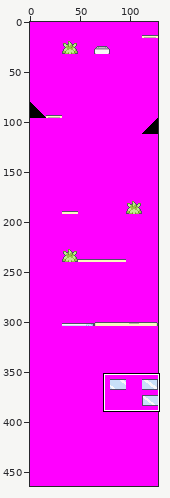
File history of a sprite sheet, raw_tilesets/secondary/decompiled_pokemon_center/top.png. The first picture is a wide view before the edit; the outline marks the close-up.
Close-up. The starting point:
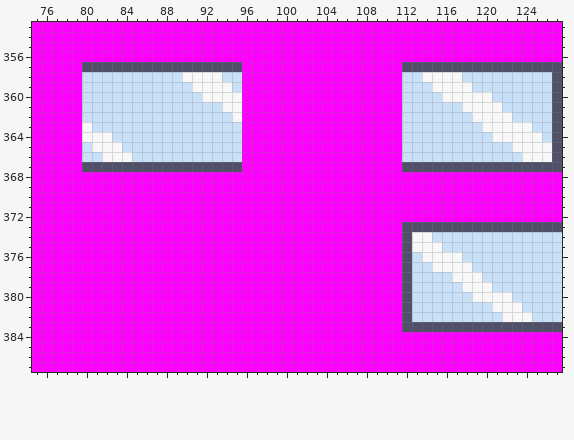
The file is 128x464 pixels. Shown: x 75..127, y 353..387.
Now the later version:
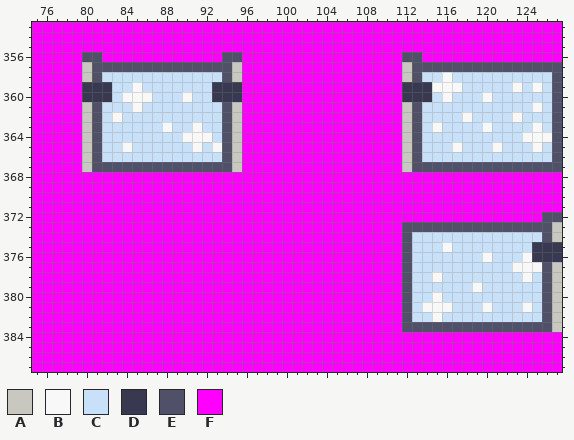
Palette (. is transparent): A #c8c8c0  B #f8f8f8  C #c8e0f8  D #383850  E #505068  F #ff00ff
From old to new:
Changed rows in their new state; - is an unchanged pixel.
first column x 80:
356 EE------------EE----------------EE-------------
357 A--------------A----------------A--------------
358 AE--------CCCCEA----------------AECC-C---------
359 DDD--B-----CCDDD----------------DDD---C----B-B-
360 DDD-BBB---B-CDDD----------------DDD--CCC-------
361 AE---B--------EA----------------AE----CCCC---B-
362 AE-B----------EA----------------AE----BCCCCB---
363 AE------B--B--EA----------------AE-B-----CCCCB-
364 AEC-------BBB-EA----------------AE-------CCC--B
365 AECCB------B-BEA----------------AE---B---B-CC-C
366 AECCC---------EA----------------AE----------CCC
367 A--------------A----------------A--------------
first column x 113:
372 -------------EE
373 --------------A
374 CC-----------EA
375 CCCB--------DDD
376 -CCCC--B---BDDD
377 --CCCC----BBBEA
378 --B-CCC----B-EA
379 -----C-C-----EA
380 --B---CCCC---EA
381 -BBB---BCCCB-EA
382 --B------CCC-EA
383 --------------A
Where, in picture pixels (left, top, right, bottom), the same in both close-ups:
changed: (82, 52, 242, 172)
changed: (402, 52, 552, 172)
changed: (412, 212, 562, 332)
